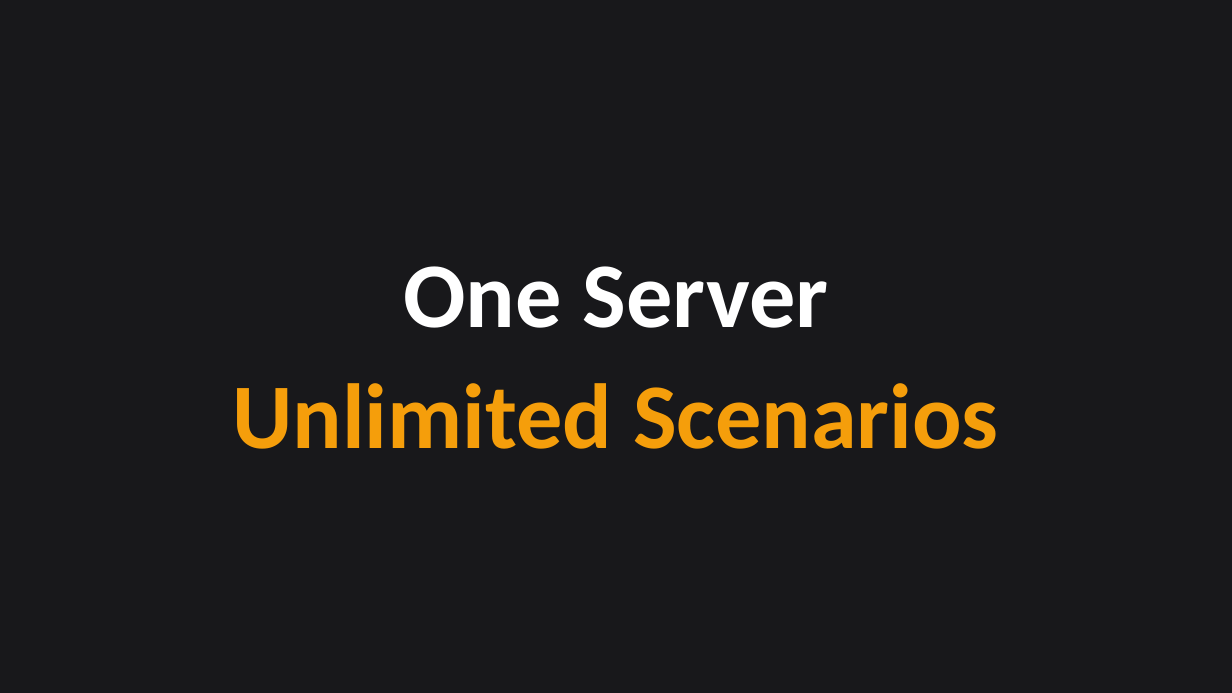
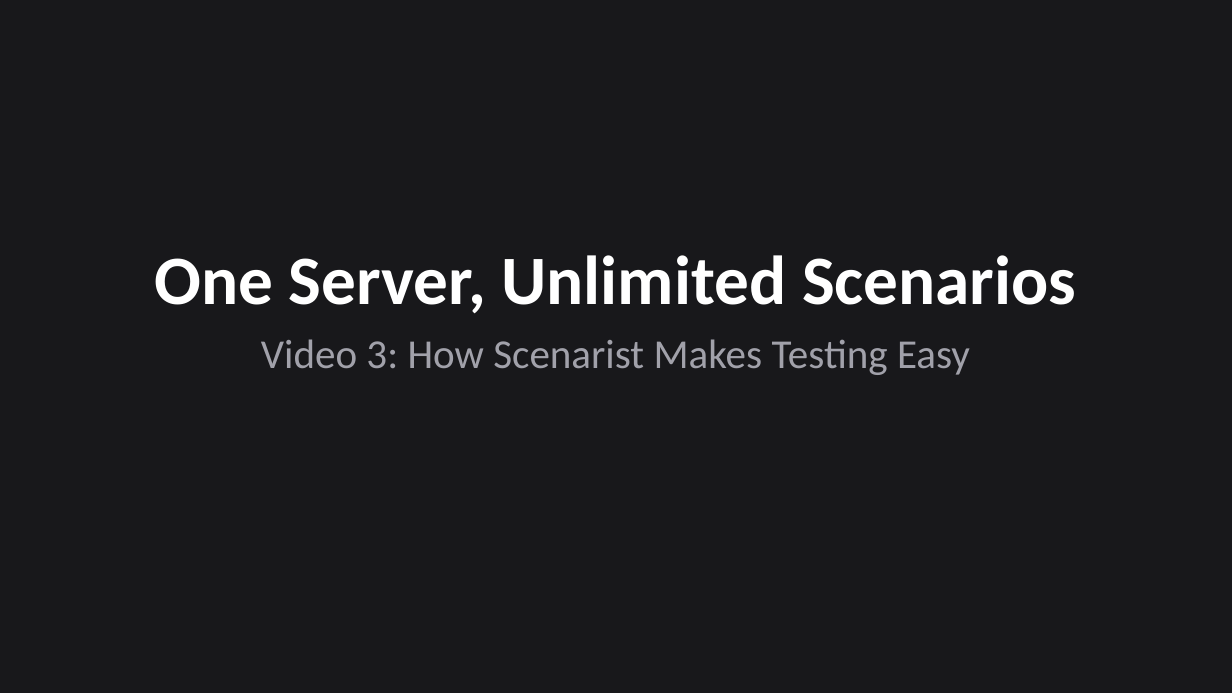
Before and after one commit to citypaul/scenarist, a slide deck: slide 1 of docs/promotional-campaign/presentations/video-03-one-server-unlimited-scenarios.pptx. Drawn at 1232x693 pixels with LibreOffice and Linux fonts; fonts in the diff are those of the drawing. Boxes give left, top, right and bottom in pixels: in the first picture for what was removed or moved away, otherwise in the second. Text is boxed around its words. In the diff, an @@ line names an element or a change of style, - is before the commit and + after.

```diff
--- a/docs/promotional-campaign/presentations/video-03-one-server-unlimited-scenarios.pptx
+++ b/docs/promotional-campaign/presentations/video-03-one-server-unlimited-scenarios.pptx
@@ text at [154, 255, 1076, 313]: text changed; size 72 to 54 pt @@
-One Server
+One Server, Unlimited Scenarios
@@ text at [261, 339, 970, 375]: text changed; size 72 to 32 pt; text colour #F59E0B to #A1A1AA; bold off @@
-Unlimited Scenarios
+Video 3: How Scenarist Makes Testing Easy
```
Also in this commit, not shown: 7 other slides changed, 11 slides added, 11 slides removed, 12 other files.
